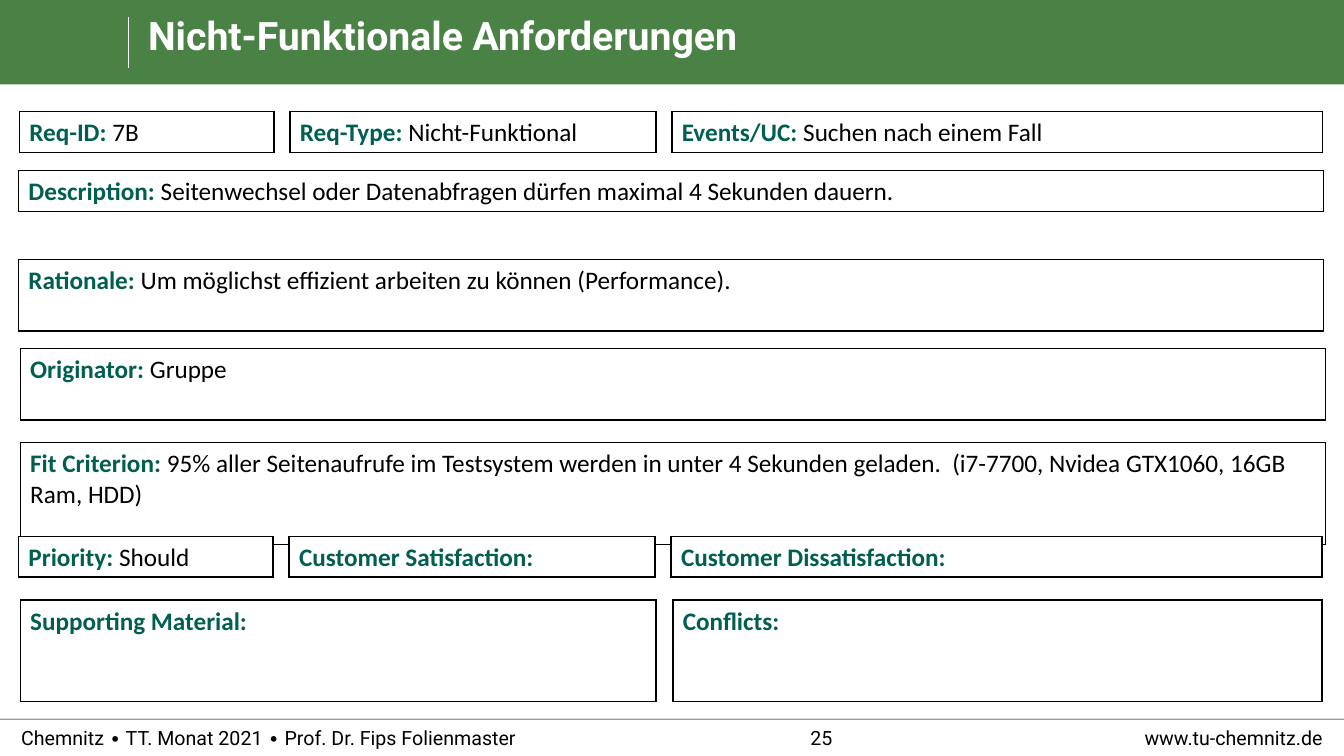
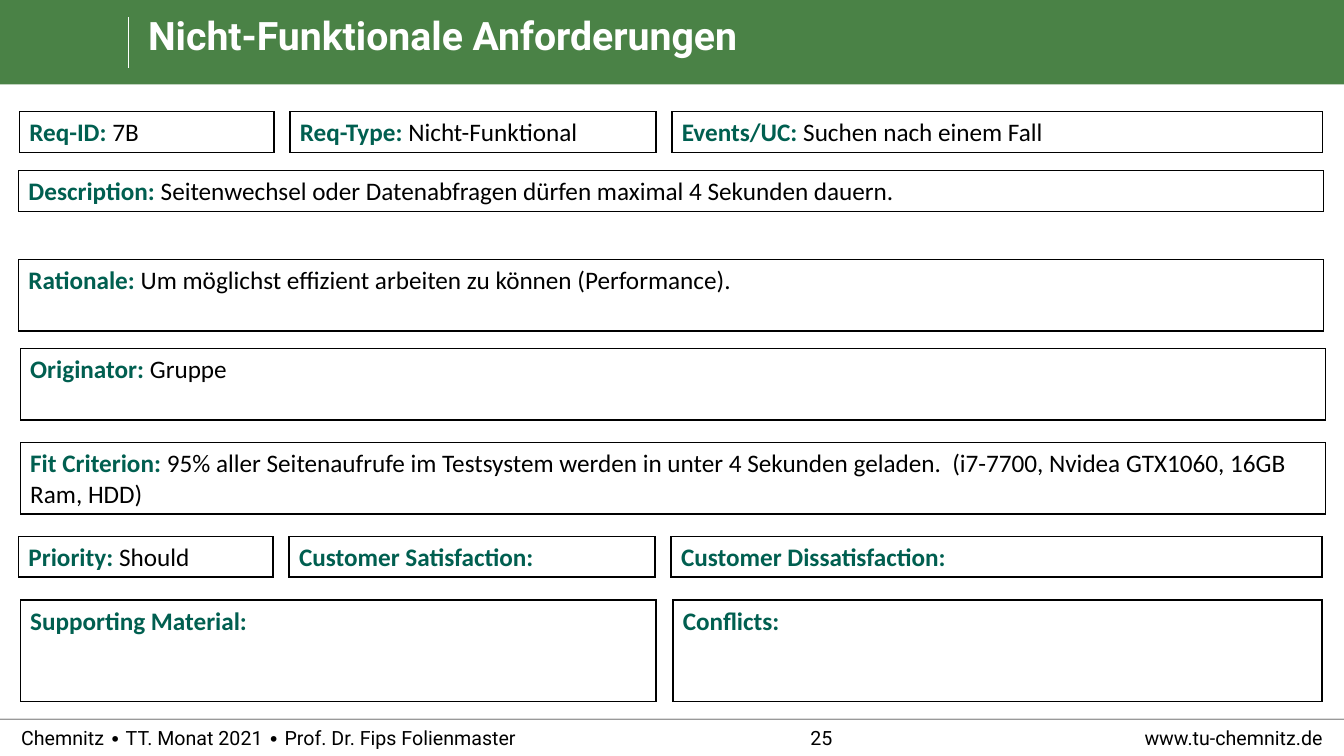
Before and after one commit to RealBiggerBo/Softwaretechnik, a slide deck: slide 25 of SnowCards_Requirements.pptx. Drawn at 1344x756 pixels with LibreOffice and Linux fonts; fonts in the diff are those of the drawing; background and template pictures are left out. Boxes give left, top, right and bottom in pixels: in the first picture for what was removed or moved away, otherwise in the second. Text is boxed around its words. In the diff, an @@ line names an element or a change of style, - is before the commit and + after.

```diff
--- a/SnowCards_Requirements.pptx
+++ b/SnowCards_Requirements.pptx
@@ rectangle "Fit Criterion: 95% aller Seitenaufrufe ...": place and size @@
-rectangle "Fit Criterion: 95% aller Seitenaufrufe ..." at [20, 443, 1326, 544]
+rectangle "Fit Criterion: 95% aller Seitenaufrufe ..." at [20, 443, 1326, 514]
```
Also in this commit, not shown: 1 other slide changed, 1 slide added.
